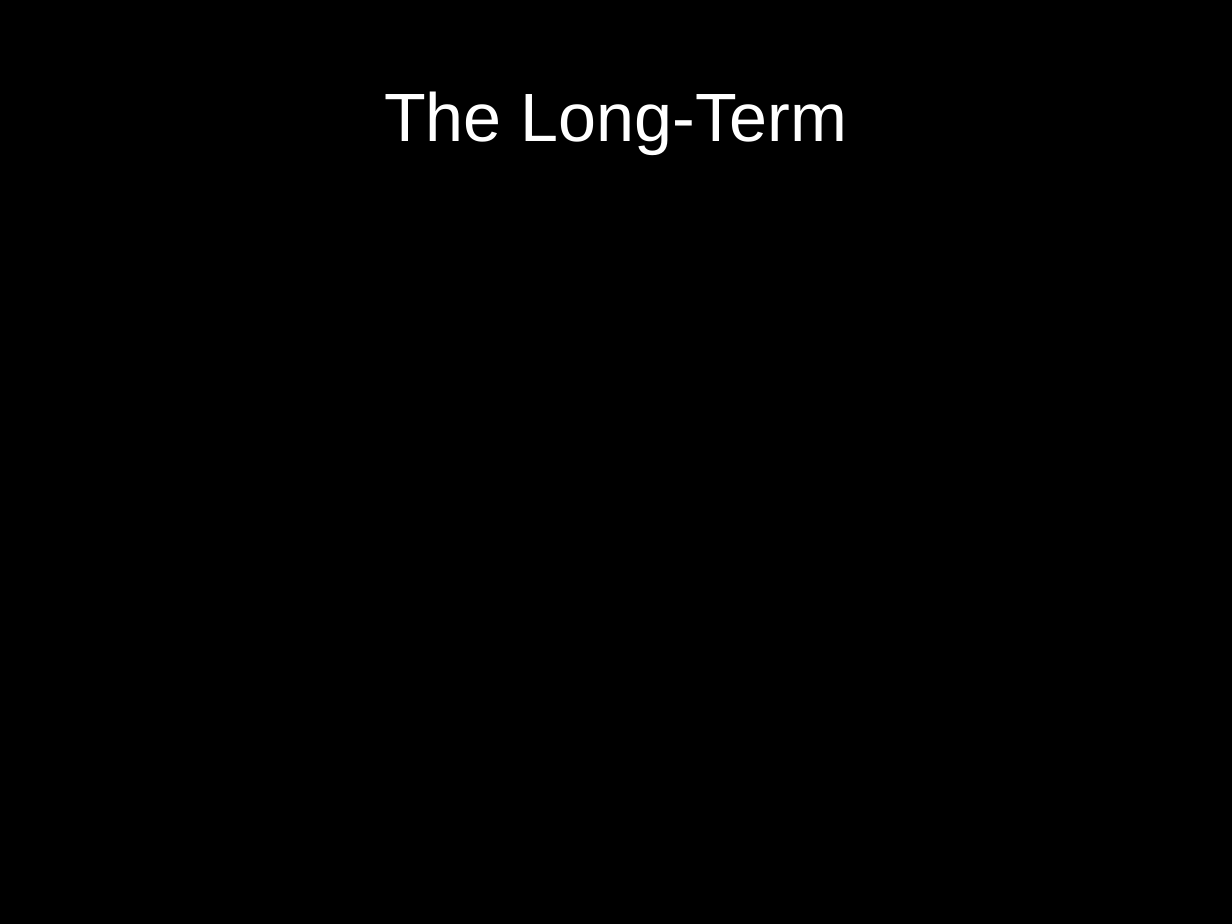
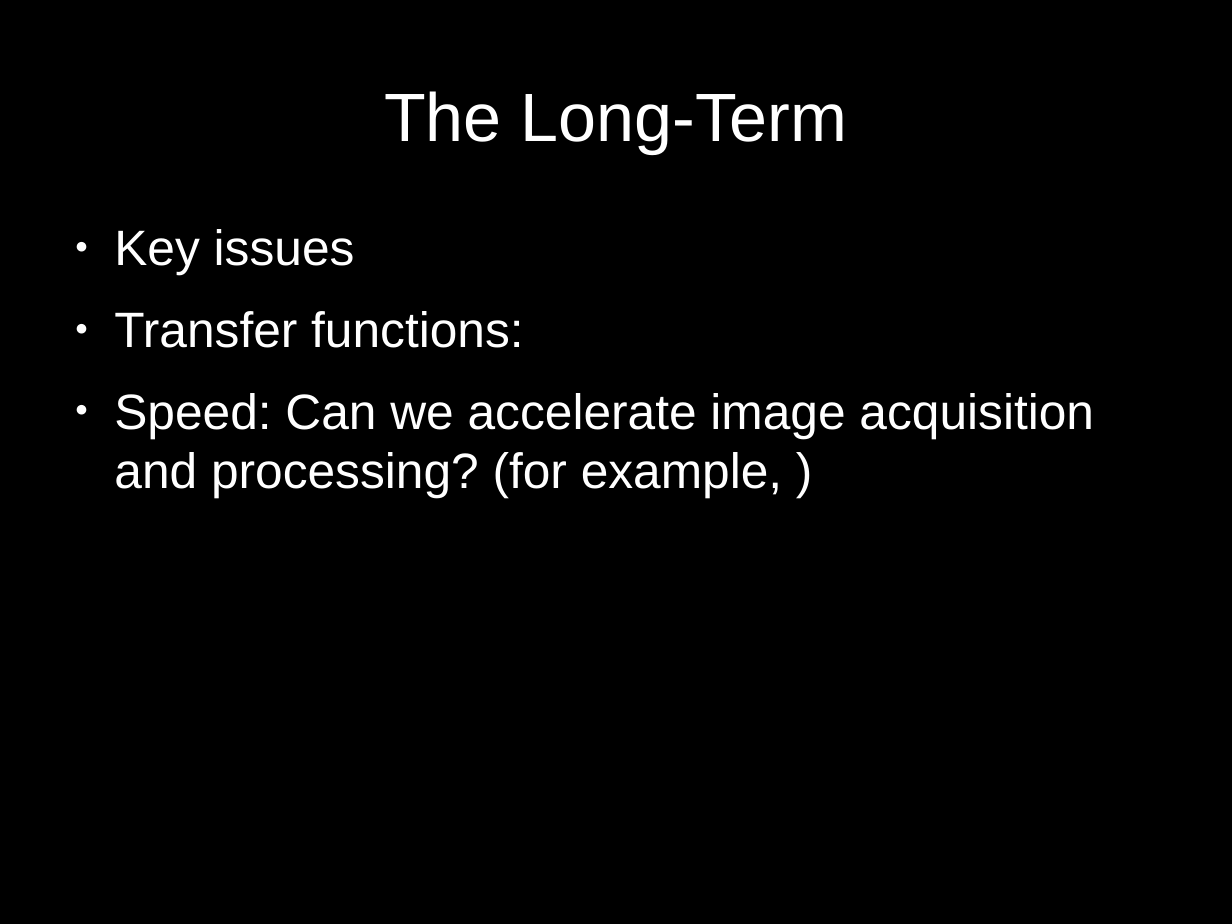
Before and after one commit to alankarkotwal/lvp-imaging, a slide deck: slide 8 of design/1 Approach.odp (slide 5 before the commit). Drawn at 1232x924 pixels with LibreOffice and Linux fonts; fonts in the diff are those of the drawing. Boxes give left, top, right and bottom in pixels: in the first picture for what was removed or moved away, otherwise in the second. Text is boxed around its words. In the diff, an @@ line names an element or a change of style, - is before the commit and + after.

```diff
--- a/design/1 Approach.odp
+++ b/design/1 Approach.odp
@@ text added at bbox=[114, 229, 1094, 498], 32 pt, text #FFFFFF @@
+● Key issues
+● Transfer functions:
+● Speed: Can we accelerate image acquisition and processing? (for example, )
```
Also in this commit, not shown: 2 other slides changed, 5 slides added, 2 slides removed, 2 other files.
